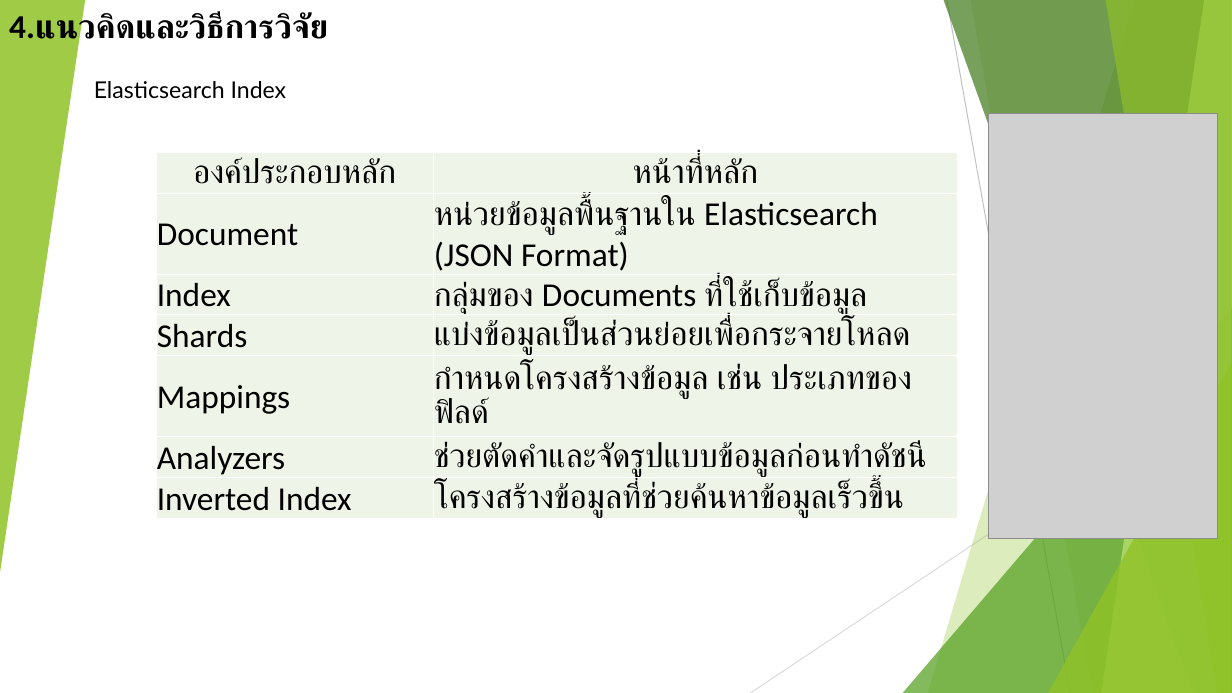
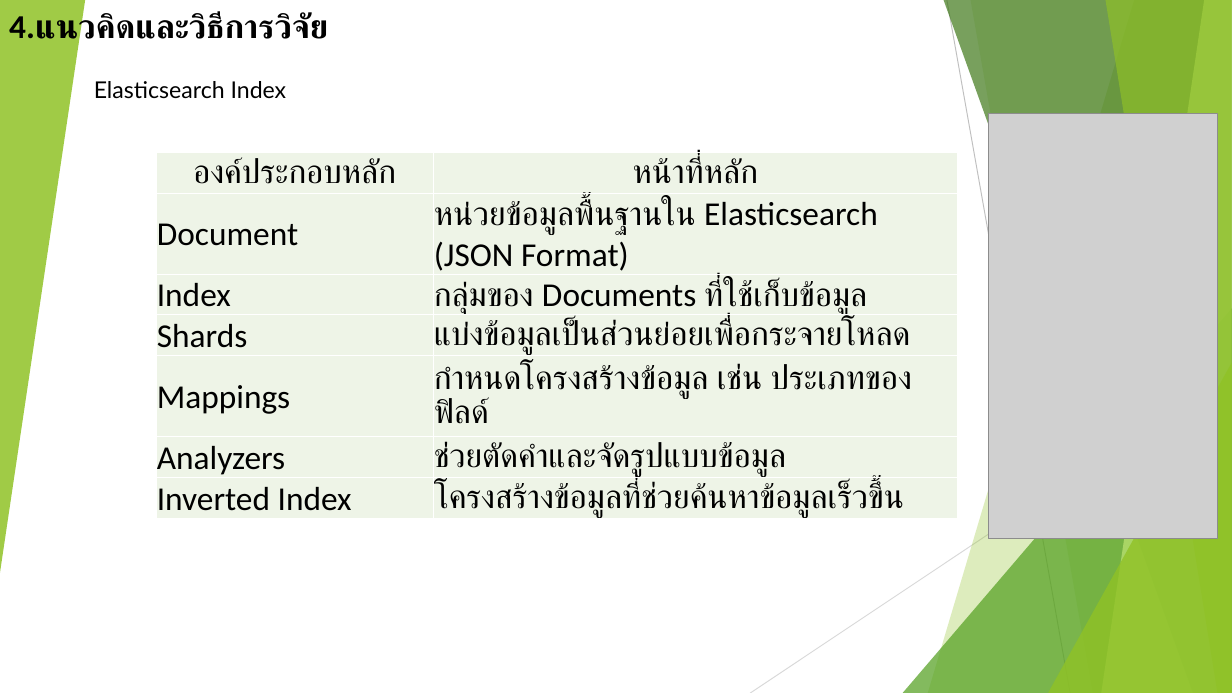
Before and after one commit to nanutnutna/thesis_ef, a slide deck: slide 15 of proposal/Proposal_v4.pptx. Drawn at 1232x693 pixels with LibreOffice and Linux fonts; fonts in the diff are those of the drawing; grey boxes stand for pictures. Boxes give left, top, right and bottom in pixels: in the first picture for what was removed or moved away, otherwise in the second. Text is boxed around its words. In the diff, an @@ line names an element or a change of style, - is before the commit and + after.

```diff
--- a/proposal/Proposal_v4.pptx
+++ b/proposal/Proposal_v4.pptx
@@ table at box(156, 152, 958, 521) @@
-row 6, column 2: ช่วยตัดคำและจัดรูปแบบข้อมูลก่อนทำดัชนี
+row 6, column 2: ช่วยตัดคำและจัดรูปแบบข้อมูล
```
Also in this commit, not shown: 1 other slide changed, 1 other file.
